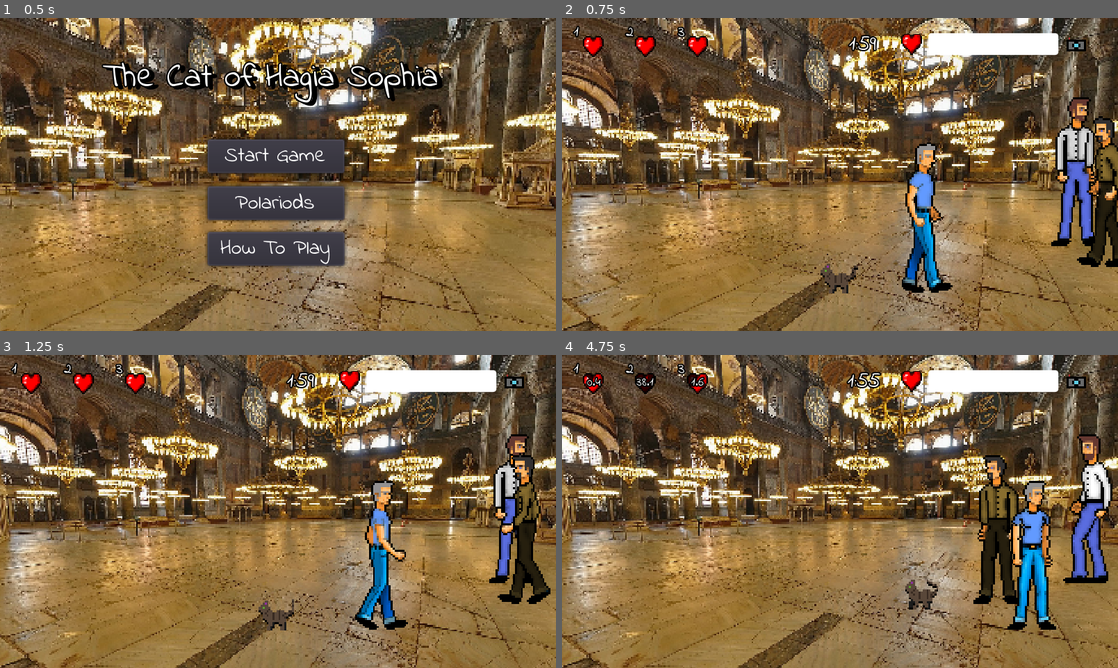
Above: before the commit, frames 1-4 (two rows, left to right).
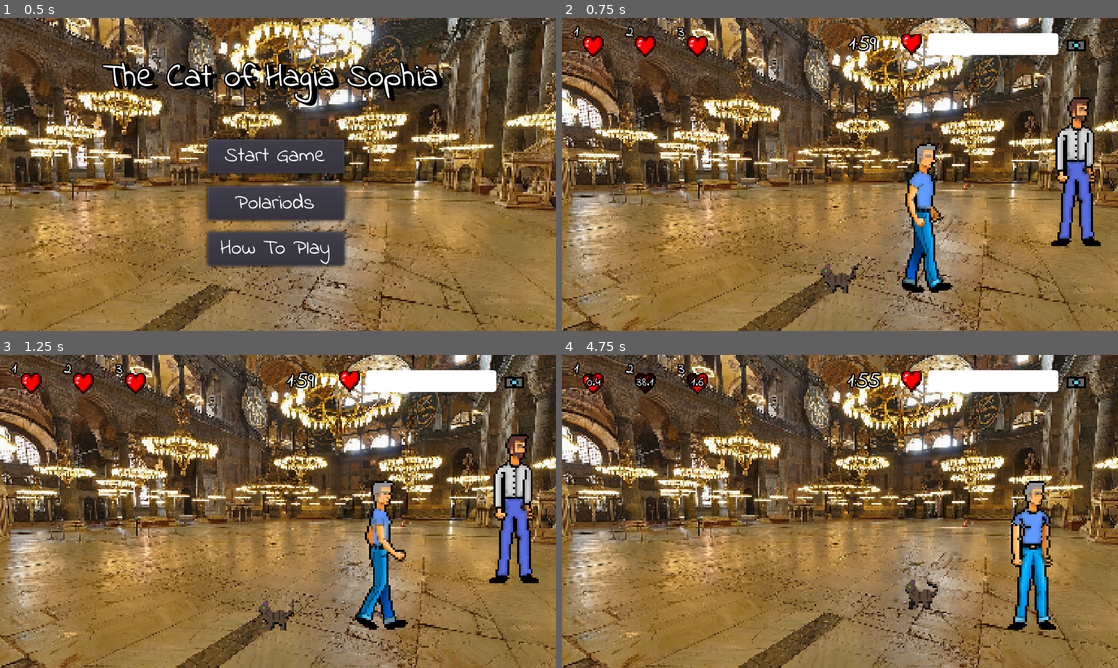
Above: after the commit, the same moments.

Repository: Frozander/BAUGamejam2021
Game: Godot game, scene res://Scenes/TitleScreen.tscn
Two runs of this game, one before a commit and one after it. Both use one fixed random seed, a clock stepped at 60 frames per second and the inputs below. Sound files missing from this copy of the repository are replaced by a short silence.
Inputs:
- Up to frame 1 (0.5 s): no input
- Up to frame 2 (0.75 s): click "Start Game" at 0.5 s
- Up to frame 3 (1.25 s): no input
- Up to frame 4 (4.75 s): tap Enter at 1.25 s; hold Right (ui_right) 1.28-2.03 s; tap 3 (leave) at 1.35, 3.6 s; hold Down (ui_down) 2.03-2.78 s; tap 1 (meow) at 2.1 s; hold Right (ui_right) 2.78-3.53 s; tap 2 (pose) at 2.85 s; hold Up (ui_up) 3.53-4.28 s; hold Left (ui_left) from 4.28 s (still down); hold 1 (meow) from 4.28 s (still down)

Frame 1 is identical in both runs. In frame 2, 1.8% of the frame differs, in the area x 92-100%, y 31-80%; in frame 3, 1.8%; in frame 4, 4.5%, in the area x 74-99%, y 25-80%.

Commit message:
each person can change parts

Diff:
--- a/Assets/Scripts/Game.gd
+++ b/Assets/Scripts/Game.gd
@@ -119,10 +119,37 @@
 		for p in PERSON_COUNT:
 			var person = PERSON.instance()
 			person.current_index = p
+			person.part_index = i
 			var rand = random_positon_in_move_zone();
 			person.position.x += rand[0]
 			person.position.y += rand[1]
 			people[i].append(person)
+	listen_people_hit_wall()
+
+func listen_people_hit_wall():
+	for i in len(people):
+		for p in people[i]:
+			p.connect("hit_wall",self, "on_person_hit_wall")
+
+func on_person_hit_wall(person):
+	if person.is_last_hitted_wall_right == true and person.part_index == 2:
+		return
+	if not person.is_last_hitted_wall_right == true and person.part_index == 0:
+		return
+	if person.is_last_hitted_wall_right:
+		move_person_to_another_part(person,person.part_index+1)
+	else:
+		move_person_to_another_part(person,person.part_index-1)
+
+func move_person_to_another_part(person,part):
+	people[person.part_index].erase(person)
+	$MoveZone.remove_child(person)
+	person.part_index = part
+	people[person.part_index].append(person)
+	if person.is_last_hitted_wall_right:
+		person.position.x = 0
+	else:
+		person.position.x = ZONE_X - 20
 
 func sort_children(node):
 	var children = node.get_children()
--- a/Assets/Scripts/Person.gd
+++ b/Assets/Scripts/Person.gd
@@ -1,4 +1,6 @@
 extends Area2D
+
+signal hit_wall
 
 const Cat = preload("res://Assets/Scripts/Cat.gd")
 const SPEED_Y_REF = [.25,0,0,0,-.25]
@@ -18,6 +20,8 @@
 var is_petting_cat = false
 var is_petted_cat = false
 var cat: Cat
+var part_index:int
+var is_last_hitted_wall_right: bool
 
 
 var sprites = [
@@ -25,7 +29,7 @@
 	preload("res://Assets/AnimatedSprites/Person2.tres"),
 	preload("res://Assets/AnimatedSprites/Person3.tres"),
 	preload("res://Assets/AnimatedSprites/Person5.tres"),
-	]
+]
 
 var photographer_sprite = preload("res://Assets/AnimatedSprites/Person4.tres")
 
@@ -192,15 +196,11 @@
 				movement.y = 0
 				lastColidedArea = area
 		"LeftExclusion":
-			if movement.x < 0:
-				movement.x *= -1
-				direction *= -1
-				lastColidedArea = area
+			is_last_hitted_wall_right = false
+			emit_signal("hit_wall",self)
 		"RightExclusion":
-			if movement.x > 0:
-				movement.x *= -1
-				direction *= -1
-				lastColidedArea = area
+			is_last_hitted_wall_right = true
+			emit_signal("hit_wall",self)
 
 func collide_with_person(person_area):
 	if person_area != lastColidedArea:
